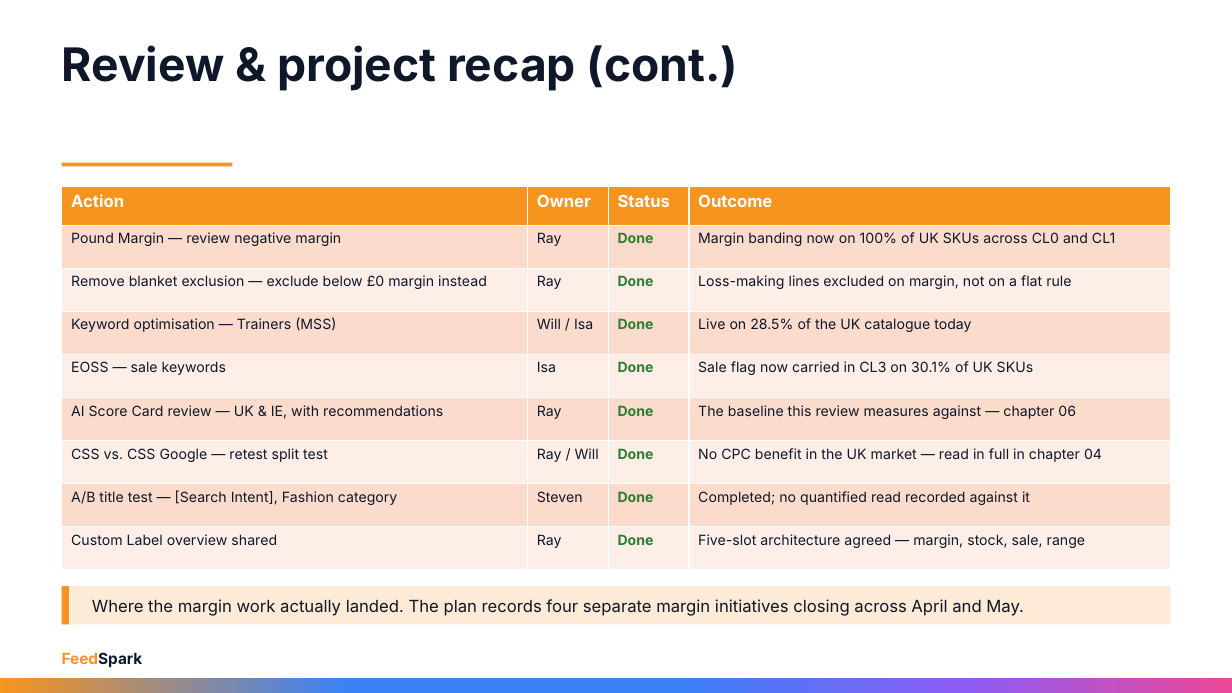
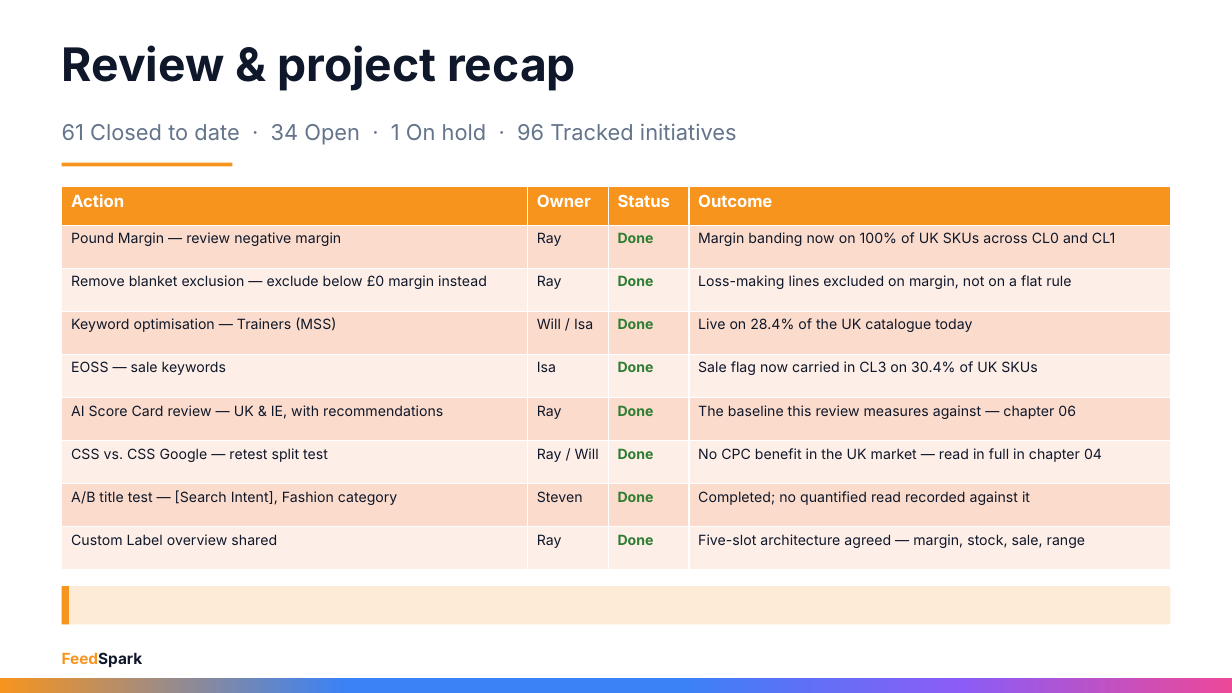
Before and after one commit to rayvtt/feedspark, a slide deck: slide 5 of docs/materials/Schuh_Strategy_Review_Sep26.pptx (slide 6 before the commit). Drawn at 1232x693 pixels with LibreOffice and Linux fonts; fonts in the diff are those of the drawing. Boxes give left, top, right and bottom in pixels: in the first picture for what was removed or moved away, otherwise in the second. Text is boxed around its words. In the diff, an @@ line names an element or a change of style, - is before the commit and + after.

```diff
--- a/docs/materials/Schuh_Strategy_Review_Sep26.pptx
+++ b/docs/materials/Schuh_Strategy_Review_Sep26.pptx
@@ title at [62,45,576,91]: text changed @@
-Review & project recap (cont.)
+Review & project recap
@@ text added at [62,123,737,145], 17 pt, text #64748B @@
+61 Closed to date · 34 Open · 1 On hold · 96 Tracked initiatives
@@ table at [62,187,1170,570] @@
-row 4, column 4: Live on 28.5% of the UK catalogue today
+row 4, column 4: Live on 28.4% of the UK catalogue today
-row 5, column 4: Sale flag now carried in CL3 on 30.1% of UK SKUs
+row 5, column 4: Sale flag now carried in CL3 on 30.4% of UK SKUs
@@ text removed at [92,599,1024,616] @@
-Where the margin work actually landed. The plan records four separate margin initiatives closing across April and May.
```
Also in this commit, not shown: 22 other slides changed, 5 slides added, 7 slides removed, 2 other files.
